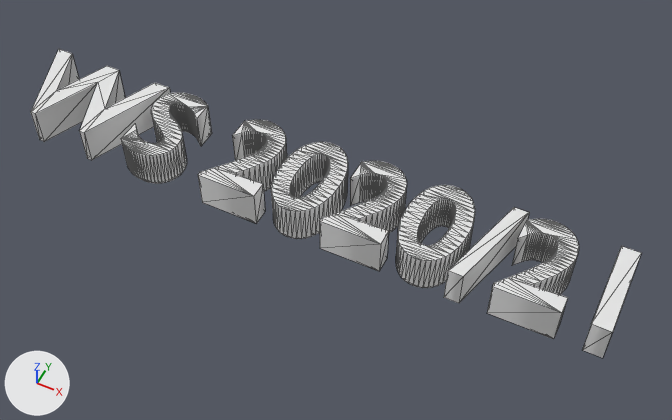
An edit to the glTF model app/src/main/assets/models/text2.glb, drawn before and after from the same camera.
One viewpoint serves both versions: a 50 mm camera at (2.29, -4.11, 5.06) aimed at (0.21, 0.04, -0.12). The axes (+X, +Y, +Z) are drawn at lower left. The lights are the same throughout. Mesh edges are drawn as thin lines. Vertices at the same position are counted once.

In view in the first picture: 'Text'.
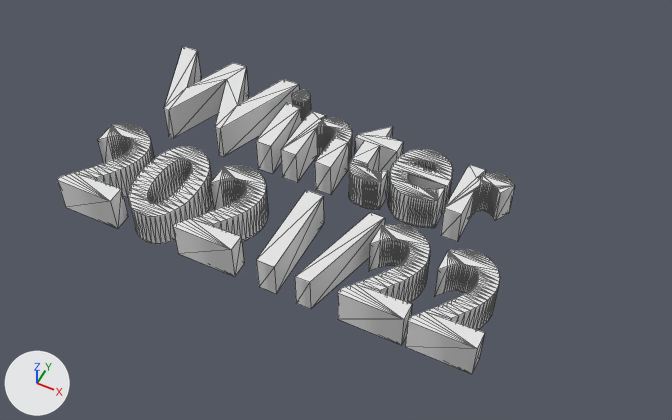
Boxes (x1, y1, x2, y2) around the edits, measured in the pictures (672 x 420 px; the box of a moved part takes in the faces that stretch with it):
'Text', reshaped (25% narrower, 6% taller)
    before: (31, 49, 641, 358)
    after: (57, 46, 515, 374)
part 1 of me_text, moved or reshaped
    before: (319, 161, 407, 271)
    after: (338, 224, 430, 345)
part 2 of me_text, moved or reshaped
    before: (444, 207, 529, 303)
    after: (295, 212, 385, 309)
part 3 of me_text, moved or reshaped
    before: (582, 246, 641, 358)
    after: (256, 190, 324, 294)
part 4 of me_text, moved or reshaped
    before: (198, 120, 287, 224)
    after: (173, 166, 268, 277)
part 5 of me_text, added
    after: (256, 102, 302, 174)
part 6 of me_text, added
    after: (292, 90, 310, 121)
part 7 of me_text, moved or reshaped
    before: (31, 49, 170, 160)
    after: (164, 46, 299, 156)
part 8 of me_text, added
    after: (349, 126, 403, 210)
part 9 of me_text, added
    after: (281, 111, 352, 195)
part 10 of me_text, added
    after: (441, 164, 515, 242)
part 11 of me_text, deleted
    before: (271, 142, 348, 239)
part 12 of me_text, moved or reshaped
    before: (396, 185, 579, 339)
    after: (388, 149, 500, 374)
part 13 of me_text, moved or reshaped
    before: (121, 93, 212, 183)
    after: (57, 124, 212, 244)

The change, as a diff of the scene's bpy script:
```diff
--- a/app/src/main/assets/models/text2.glb.py
+++ b/app/src/main/assets/models/text2.glb.py
@@ me_text @@
 # used by ob_text; location = (0.0, 0.0, 0.0)
-me_text.from_pydata(...)  # 1204 vertices, 2380 faces; spans x -2.56..2.35, y -0.33..0.41, z -0.15..0.15
+me_text.from_pydata(...)  # 1588 vertices, 3140 faces; spans x -1.65..1.63, y -0.83..0.9, z -0.15..0.15
+# me_text part 1: the loose piece of 178 vertices spanning x 0.26..0.73, y -0.32..0.41, z -0.15..0.15 is moved by (0.39, -0.5, 0.0)
+# me_text part 2: the loose piece of 8 vertices spanning x 1.23..1.55, y -0.33..0.41, z -0.15..0.15 is moved by (-0.89, -0.5, 0.0)
+# me_text part 3: the loose piece of 8 vertices spanning x 2.21..2.35, y -0.32..0.4, z -0.15..0.15 is moved by (-2.17, -0.5, 0.0)
+# me_text part 4: the loose piece of 178 vertices spanning x -0.74..-0.27, y -0.32..0.41, z -0.15..0.15 is moved by (0.11, -0.5, 0.0)
+# me_text part 5: a new loose piece, a box spanning x -0.54..-0.41, y 0.18..0.67, z -0.15..0.15
+# me_text part 6: a new loose piece, a 48-sided cylinder along z spanning x -0.54..-0.4, y 0.71..0.86, z -0.15..0.15
+# me_text part 7: the loose piece of 26 vertices spanning x -2.56..-1.46, y -0.33..0.4, z -0.15..0.15 is moved by (0.91, 0.5, 0.0)
+# me_text part 8: a new loose piece of 116 vertices spanning x 0.12..0.49, y 0.17..0.79, z -0.15..0.15
+# me_text part 9: a new loose piece of 114 vertices spanning x -0.32..0.1, y 0.18..0.68, z -0.15..0.15
+# me_text part 10: a new loose piece of 110 vertices spanning x 1.0..1.37, y 0.18..0.68, z -0.15..0.15
+# me_text part 11: the loose piece of 192 vertices spanning x -0.24..0.24, y -0.33..0.41, z -0.15..0.15 is deleted
+# me_text part 12: 366 vertices removed from x 0.76..2.02, y -0.33..0.41, z -0.15..0.15; 372 vertices added at x 0.49..1.63, y -0.82..0.68, z -0.15..0.15
+# me_text part 13: 2 vertices moved within x -1.2, y -0.32, z -0.15..0.15; 236 vertices removed from x -1.47..-1.04, y -0.33..0.41, z -0.15..0.15; 362 vertices added at x -1.63..-0.65, y -0.83..-0.09, z -0.15..0.15
```
